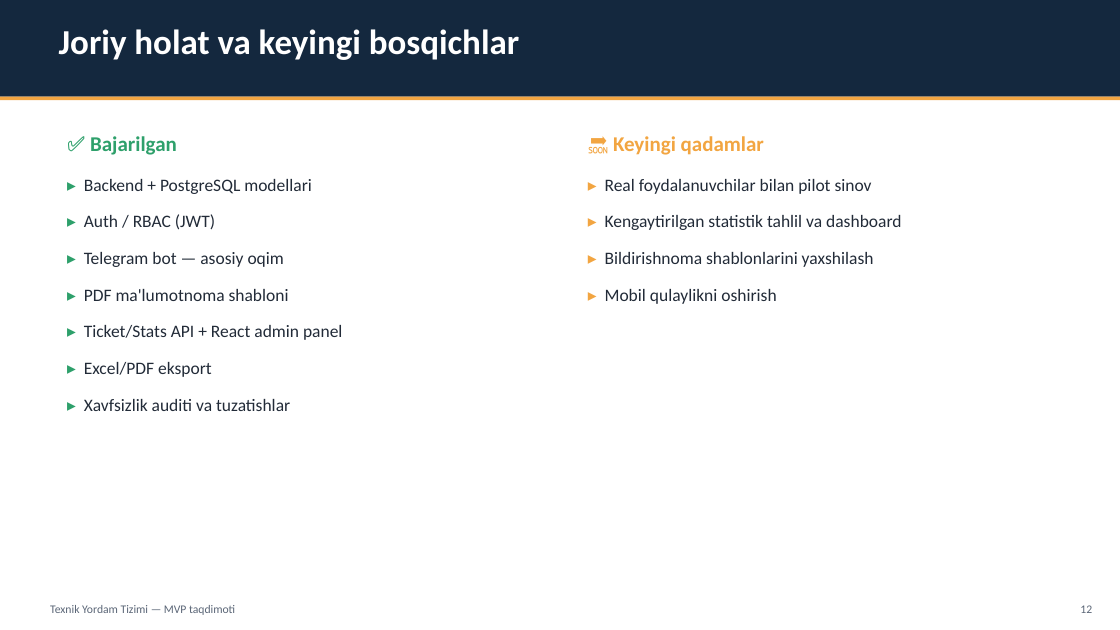
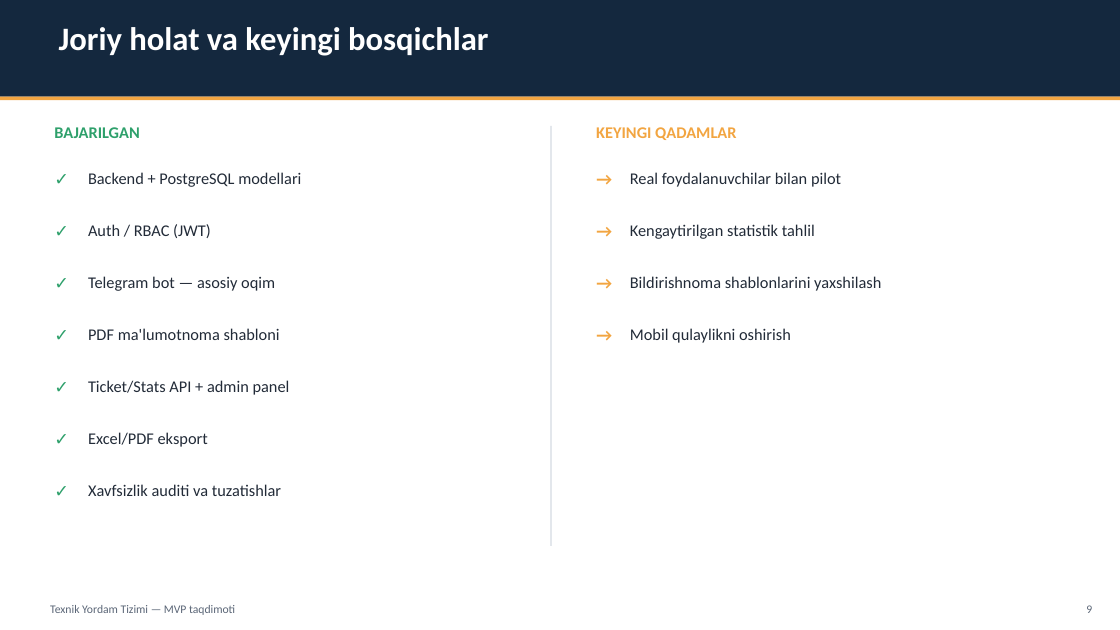
Before and after one commit to Avazbek2107/guldu_bot, a slide deck: slide 9 of Texnik_Yordam_Tizimi_MVP_Taqdimot.pptx (slide 12 before the commit). Drawn at 1120x630 pixels with LibreOffice and Linux fonts; fonts in the diff are those of the drawing. Boxes give left, top, right and bottom in pixels: in the first picture for what was removed or moved away, otherwise in the second. Text is boxed around its words. In the diff, an @@ line names an element or a change of style, - is before the commit and + after.

```diff
--- a/Texnik_Yordam_Tizimi_MVP_Taqdimot.pptx
+++ b/Texnik_Yordam_Tizimi_MVP_Taqdimot.pptx
@@ text "Joriy holat va keyingi bosqichlar" at (59,27,488,56): size 30 to 28 pt @@
@@ text at (54,127,139,138): text changed; size 18 to 14 pt @@
-✅ Bajarilgan
+BAJARILGAN
@@ rectangle added at (550,126,552,546), fill #E3E7EC @@
@@ text at (596,127,736,140): text changed; size 18 to 14 pt @@
-🔜 Keyingi qadamlar
+KEYINGI QADAMLAR
@@ text added at (46,164,76,197), 15 pt, text #2EA06B, bold @@
+✓
@@ text removed at (84,179,342,411) @@
-▸ Backend + PostgreSQL modellari
-▸ Auth / RBAC (JWT)
-▸ Telegram bot — asosiy oqim
-▸ PDF ma'lumotnoma shabloni
-▸ Ticket/Stats API + React admin panel
-▸ Excel/PDF eksport
-▸ Xavfsizlik auditi va tuzatishlar
@@ text added at (88,172,301,187), 14 pt, text #222B38 @@
+Backend + PostgreSQL modellari
@@ text added at (588,164,618,197), 15 pt, text #F2A541, bold @@
+→
@@ text removed at (605,179,901,304) @@
-▸ Real foydalanuvchilar bilan pilot sinov
-▸ Kengaytirilgan statistik tahlil va dashboard
-▸ Bildirishnoma shablonlarini yaxshilash
-▸ Mobil qulaylikni oshirish
@@ text added at (630,172,841,187), 14 pt, text #222B38 @@
+Real foydalanuvchilar bilan pilot
@@ text added at (46,216,76,250), 15 pt, text #2EA06B, bold @@
+✓
@@ text added at (88,224,211,238), 14 pt, text #222B38 @@
+Auth / RBAC (JWT)
@@ text added at (588,216,618,250), 15 pt, text #F2A541, bold @@
+→
@@ text added at (630,224,815,239), 14 pt, text #222B38 @@
+Kengaytirilgan statistik tahlil
@@ text added at (46,268,76,302), 15 pt, text #2EA06B, bold @@
+✓
@@ text added at (588,268,618,302), 15 pt, text #F2A541, bold @@
+→
@@ text added at (88,276,275,291), 14 pt, text #222B38 @@
+Telegram bot — asosiy oqim
@@ text added at (630,276,881,291), 14 pt, text #222B38 @@
+Bildirishnoma shablonlarini yaxshilash
@@ text added at (46,320,76,354), 15 pt, text #2EA06B, bold @@
+✓
@@ text added at (88,328,280,340), 14 pt, text #222B38 @@
+PDF ma'lumotnoma shabloni
@@ text added at (588,320,618,354), 15 pt, text #F2A541, bold @@
+→
@@ text added at (630,328,791,343), 14 pt, text #222B38 @@
+Mobil qulaylikni oshirish
@@ text added at (46,372,76,406), 15 pt, text #2EA06B, bold @@
+✓
@@ text added at (88,380,290,395), 14 pt, text #222B38 @@
+Ticket/Stats API + admin panel
@@ text added at (46,424,76,458), 15 pt, text #2EA06B, bold @@
+✓
@@ text added at (88,432,208,447), 14 pt, text #222B38 @@
+Excel/PDF eksport
@@ text added at (46,476,76,510), 15 pt, text #2EA06B, bold @@
+✓
@@ text added at (88,484,281,496), 14 pt, text #222B38 @@
+Xavfsizlik auditi va tuzatishlar
@@ text at (1086,605,1092,613): text changed @@
-12
+9
```
Also in this commit, not shown: 5 other slides changed, 3 slides added, 6 slides removed.
